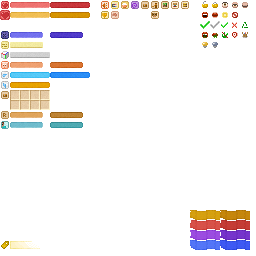
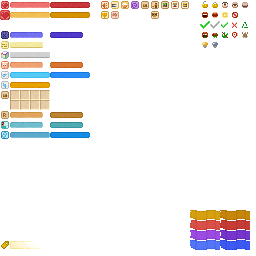
Layers edited between the first and the second w=256, h=256 image:
added layer "空气 - 满" above "空气 - 空" over [2, 132, 90, 138]
added layer "空气 - 空" above "空气" over [10, 132, 50, 138]
added layer "空气" above "暗灯" over [1, 131, 9, 139]
